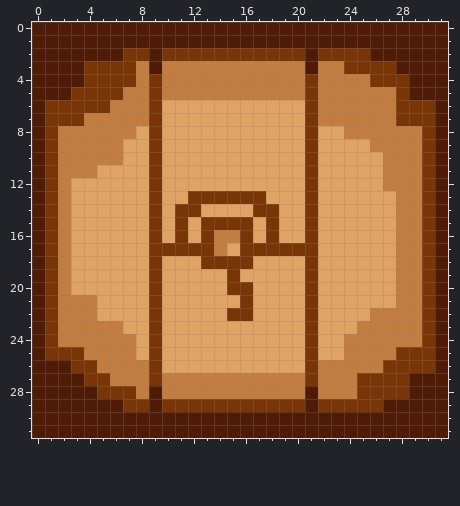
Pixel-art sprite -- game/Kusinta/resources/Room/A3/IW.png. Above: the version before the commit.
The file is 32x32 pixels.
Once edited:
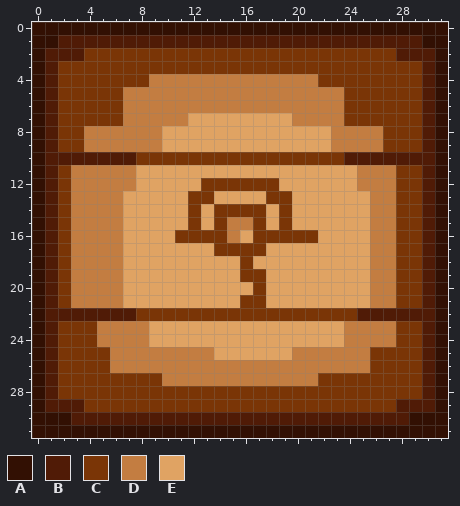
Palette (. is transparent): A #321003  B #501b06  C #7a3506  D #c37d41  E #e0a363
Difference:
Changed rows in their new state; - is an unchanged pixel.
first column x 0:
 0 AAAAAAAAAAAAAAAAAAAAAAAAAAAAAAAA
 1 AA----------------------------AA
 2 A---CCC--C-----------C----CC---A
 3 A-CC----CCCCCCCCCCCCCCCC----CC-A
 4 A-CC----CD-----------DCCCC---C-A
 5 A-C------D-----------D--CCCC-C-A
 6 AB----C--DDDDDDDDDDDDD--CCCC--BA
 7 AB--CCC--DDD--------DD--CCCC--BA
 8 ABCC----DD-----------E-D---CCCBA
 9 ABCC---DDD-----------E-DDD-CCCBA
10 ABBBBBBBC-CCCCCCCCCCC-CCBBBBBBBA
11 ABC--DDD-E-----------E---DD-CCBA
12 ABCDDDDD-E---CCCCCC--E---DD-CCBA
13 ABCDDDD--E----EEEECC-E----DDCCBA
14 ABCDDDD--E-E--CCC-EC-E----DDCCBA
15 ABCDDDD--E-ECE-DDCEC-E----DDCCBA
16 ABCDDDD--E--C-C-EC-CC-----DDCCBA
17 ABCDDDD--EEEEECC--EEEE----DDCCBA
18 ABCDDDD--E---EEE-----E----DDCCBA
19 ABCDDDD--E-----ECC---E----DDCCBA
20 ABCDDDD--E-----EEC---E----DDCCBA
21 ABC--DD--E-------C---E----DDCCBA
22 ABBBBBBBC-CCCCC--CCCC-CCCBBBBBBA
23 ABCCC--DDE-----------E--D---CCBA
24 ABCCC---DE-----------E------CCBA
25 AB--CC--DDDDDD------DDDD--CC--BA
26 A-C--C---DDDDDDDDDDDDD----C---BA
27 A-CC--CCC------------DCCC----C-A
28 A-CCC---CCCCCCCCCCCCCCCCC----C-A
29 A---CCC--C-----------C-----C---A
30 AAA--------------------------AAA
31 AAAAAAAAAAAAAAAAAAAAAAAAAAAAAAAA
